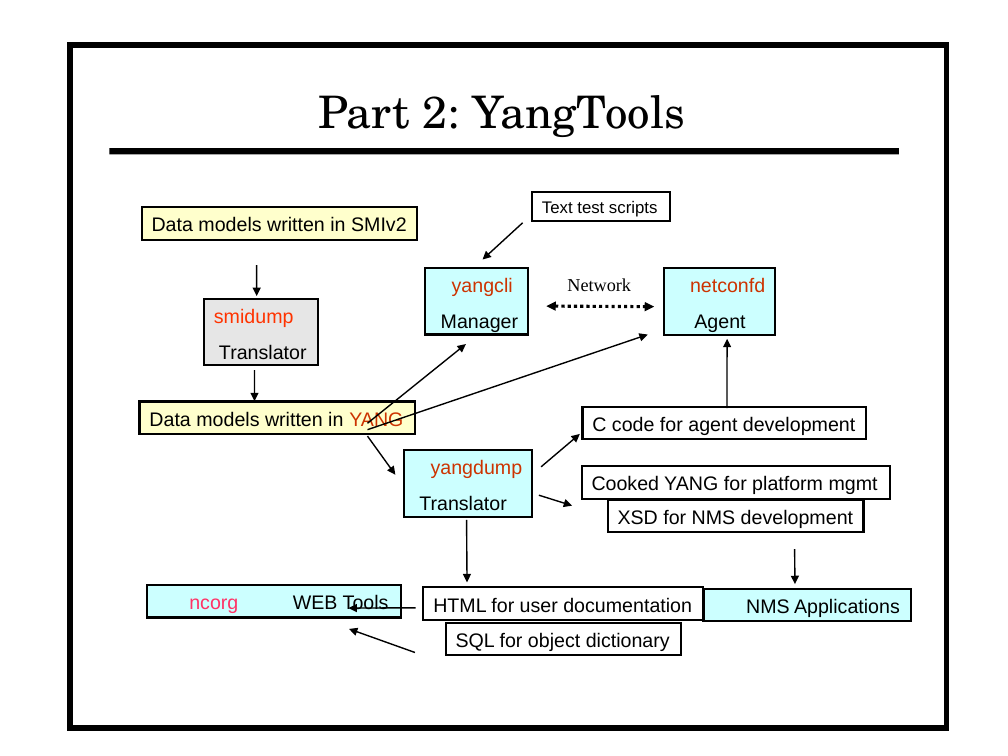
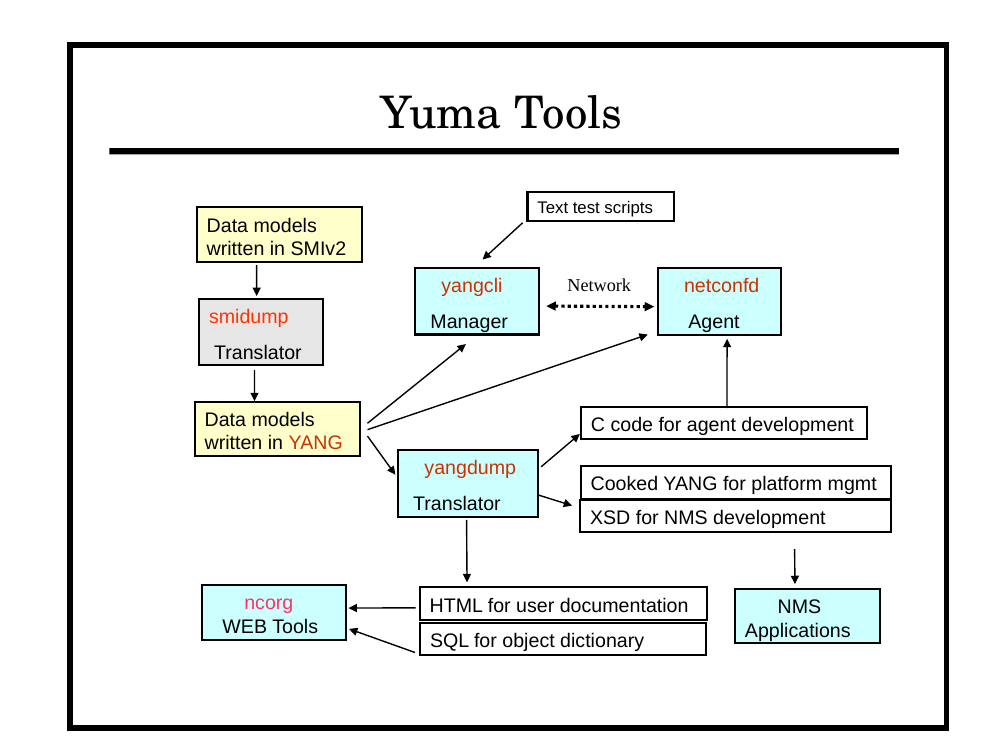
Before and after one commit to vlvassilev/yuma123, a slide deck: slide 1 of netconf/doc/netconfcentral_slides/toolslide.odp. Drawn at 1008x756 pixels with LibreOffice and Linux fonts; fonts in the diff are those of the drawing. Boxes give left, top, right and bottom in pixels: in the first picture for what was removed or moved away, otherwise in the second. Text is boxed around its words. In the diff, an @@ line names an element or a change of style, - is before the commit and + after.

```diff
--- a/netconf/doc/netconfcentral_slides/toolslide.odp
+++ b/netconf/doc/netconfcentral_slides/toolslide.odp
@@ title at <box>381,95,622,129</box>: text changed @@
-Part 2: YangTools
+Yuma Tools
@@ rectangle "Data models written in SMIv2": place and size @@
-rectangle "Data models written in SMIv2" at <box>141,208,416,240</box>
+rectangle "Data models written in SMIv2" at <box>197,208,362,262</box>
@@ rectangle "Text test scripts": place and size @@
-rectangle "Text test scripts" at <box>532,192,669,221</box>
+rectangle "Text test scripts" at <box>527,192,673,221</box>
@@ rectangle "yangcli": place and size @@
-rectangle "yangcli" at <box>425,268,528,335</box>
+rectangle "yangcli" at <box>415,268,539,335</box>
@@ rectangle "netconfd": place and size @@
-rectangle "netconfd" at <box>663,268,775,335</box>
+rectangle "netconfd" at <box>658,268,782,335</box>
@@ rectangle "smidump": place and size @@
-rectangle "smidump" at <box>204,298,318,365</box>
+rectangle "smidump" at <box>200,298,324,365</box>
@@ rectangle "Data models written in YANG": place and size @@
-rectangle "Data models written in YANG" at <box>139,401,414,433</box>
+rectangle "Data models written in YANG" at <box>195,401,360,456</box>
@@ rectangle "yangdump": place and size @@
-rectangle "yangdump" at <box>404,450,532,516</box>
+rectangle "yangdump" at <box>398,450,538,516</box>
@@ rectangle "XSD for NMS development": place and size @@
-rectangle "XSD for NMS development" at <box>608,500,864,532</box>
+rectangle "XSD for NMS development" at <box>581,500,892,532</box>
@@ rectangle "ncorg WEB Tools": place and size @@
-rectangle "ncorg WEB Tools" at <box>146,586,401,618</box>
+rectangle "ncorg WEB Tools" at <box>202,586,347,640</box>
@@ rectangle "HTML for user documentation": place and size @@
-rectangle "HTML for user documentation" at <box>423,588,704,620</box>
+rectangle "HTML for user documentation" at <box>419,588,707,620</box>
@@ rectangle "NMS Applications": place and size @@
-rectangle "NMS Applications" at <box>704,589,911,621</box>
+rectangle "NMS Applications" at <box>735,589,880,643</box>
@@ rectangle "SQL for object dictionary": place and size @@
-rectangle "SQL for object dictionary" at <box>446,623,680,655</box>
+rectangle "SQL for object dictionary" at <box>420,623,707,655</box>
```
Also in this commit, not shown: 16 other files.
